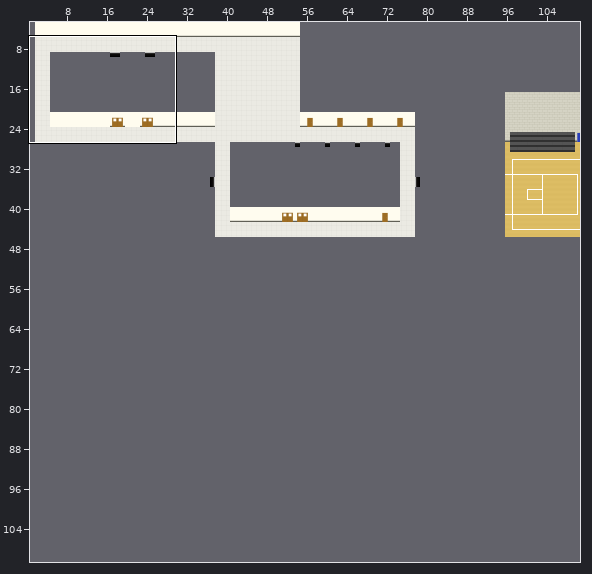
A Tiled map gets an edit: data/map/floor1.tmx. The picture above shows the old version from afar; the outline marks the close-up.
Close-up. The starting point:
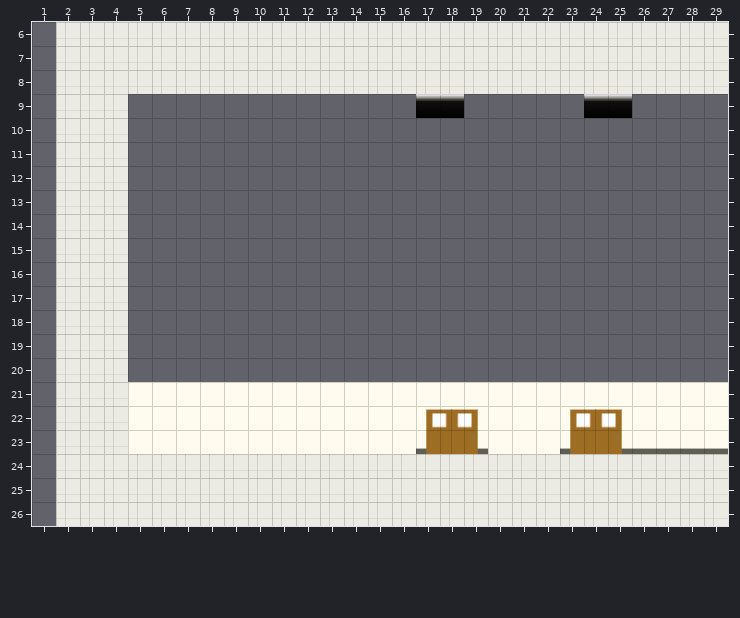
Cells are 32x32 px. Shown: x 1..29, y 6..26. The commit also changed other parts of the map, which this record leaves out.
Now the later version:
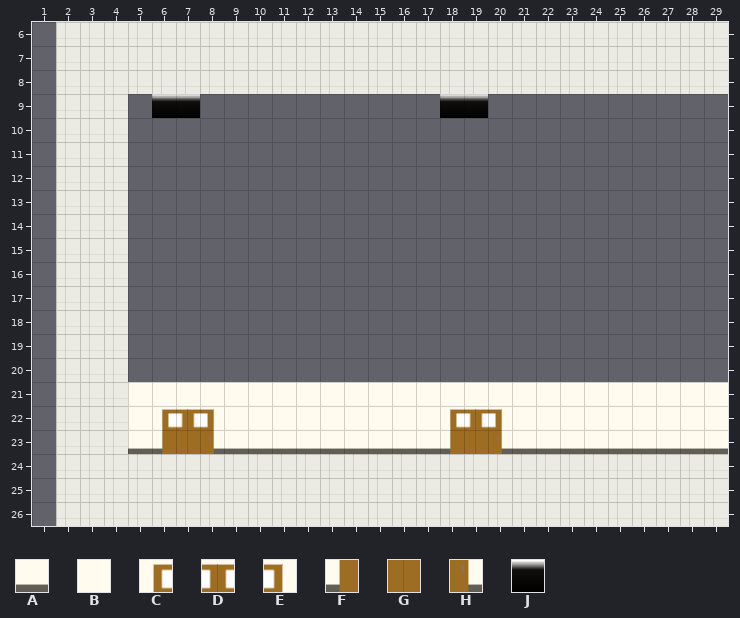
Key: from "testTileMap": A 1, B 2, C 18, D 19, E 20, F 34, G 35, H 36, J 48.
_ is an empty cell.
Edits made:
Layer "tiles":
y 9: x 6..7 __ -> JJ; x 17 J -> _; x 19 _ -> J; x 24..25 JJ -> __
y 22: x 6..8 BBB -> CDE; x 17..20 CDEB -> BCDE; x 23..25 CDE -> BBB
y 23: x 5..25 BBBBBBBBBBBBFGHBBBFGH -> AFGHAAAAAAAAAFGHAAAAA
Changed places in both close-ups, as pixel boxes (x1, y1, x2, y2):
added: (152, 94, 200, 118)
removed: (416, 94, 440, 118)
added: (464, 94, 488, 118)
removed: (584, 94, 632, 118)
changed: (128, 408, 622, 454)
